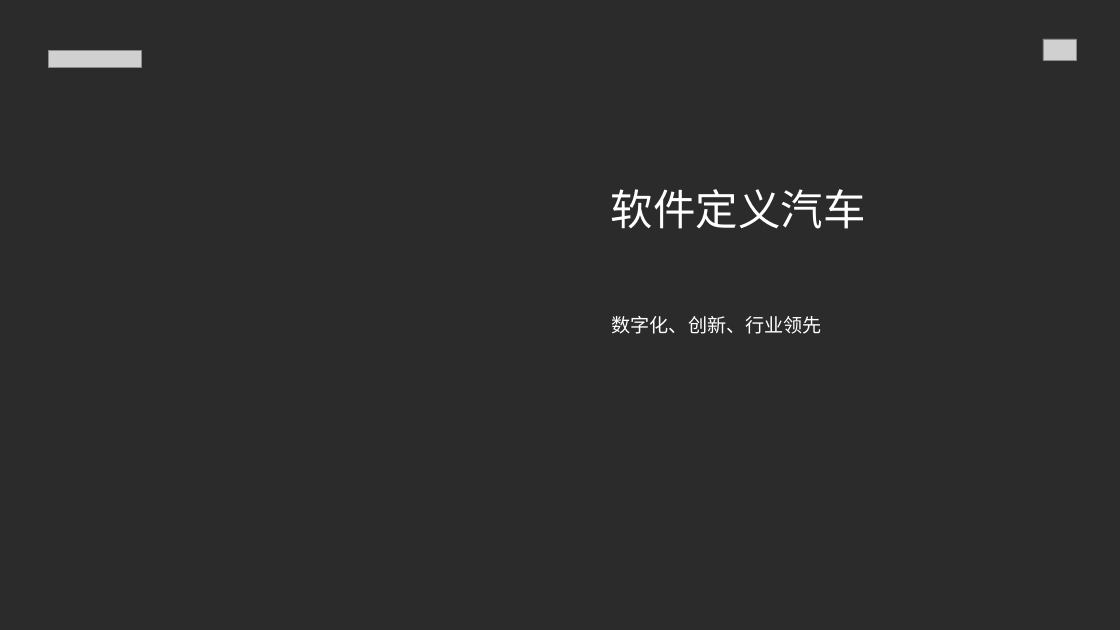
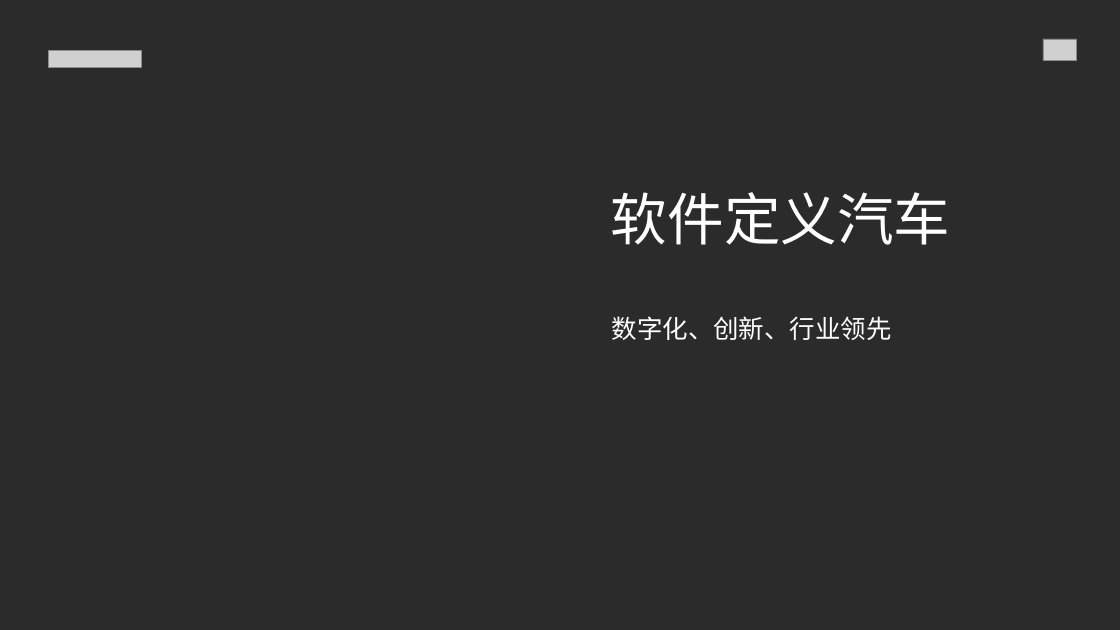
Before and after one commit to vickyhella/marketing-docs, a slide deck: slide 1 of target/whitepaper/已翻译 - SUSE_Automotive_Manifesto.pptx. Drawn at 1120x630 pixels with LibreOffice and Linux fonts; fonts in the diff are those of the drawing; grey boxes stand for pictures; background and template pictures are left out; a plain dark background stands for a picture behind light text. Boxes give left, top, right and bottom in pixels: in the first picture for what was removed or moved away, otherwise in the second. Text is boxed around its words. In the diff, an @@ line names an element or a change of style, - is before the commit and + after.

```diff
--- a/target/whitepaper/已翻译 - SUSE_Automotive_Manifesto.pptx
+++ b/target/whitepaper/已翻译 - SUSE_Automotive_Manifesto.pptx
@@ title "软件定义汽车" at (611, 192, 951, 245): size 60 to 80 pt @@
@@ text "数字化、创新、行业领先" at (612, 316, 892, 340): size 27 to 36 pt @@
```
Also in this commit, not shown: 6 other slides changed, 1 other file.
